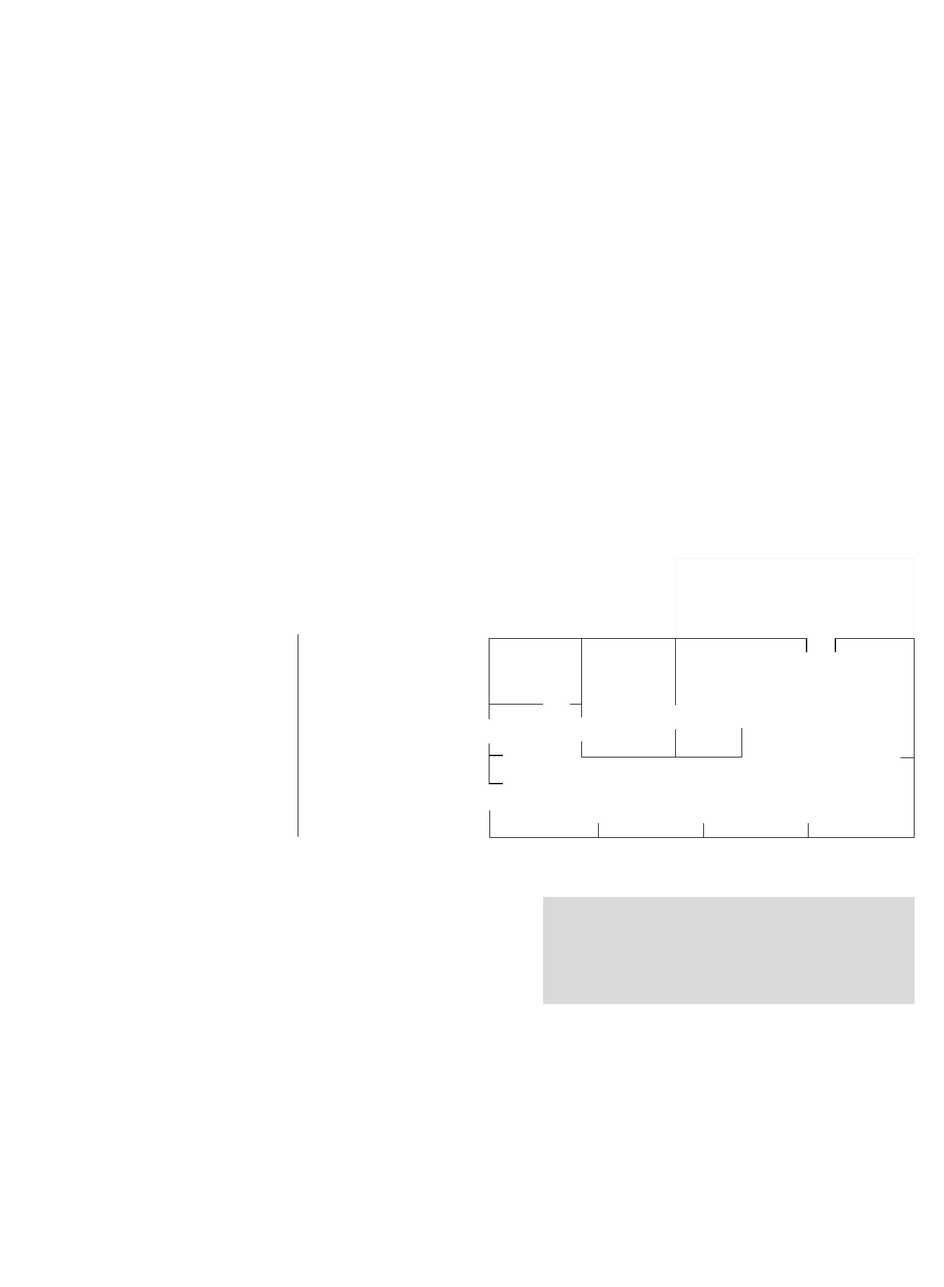
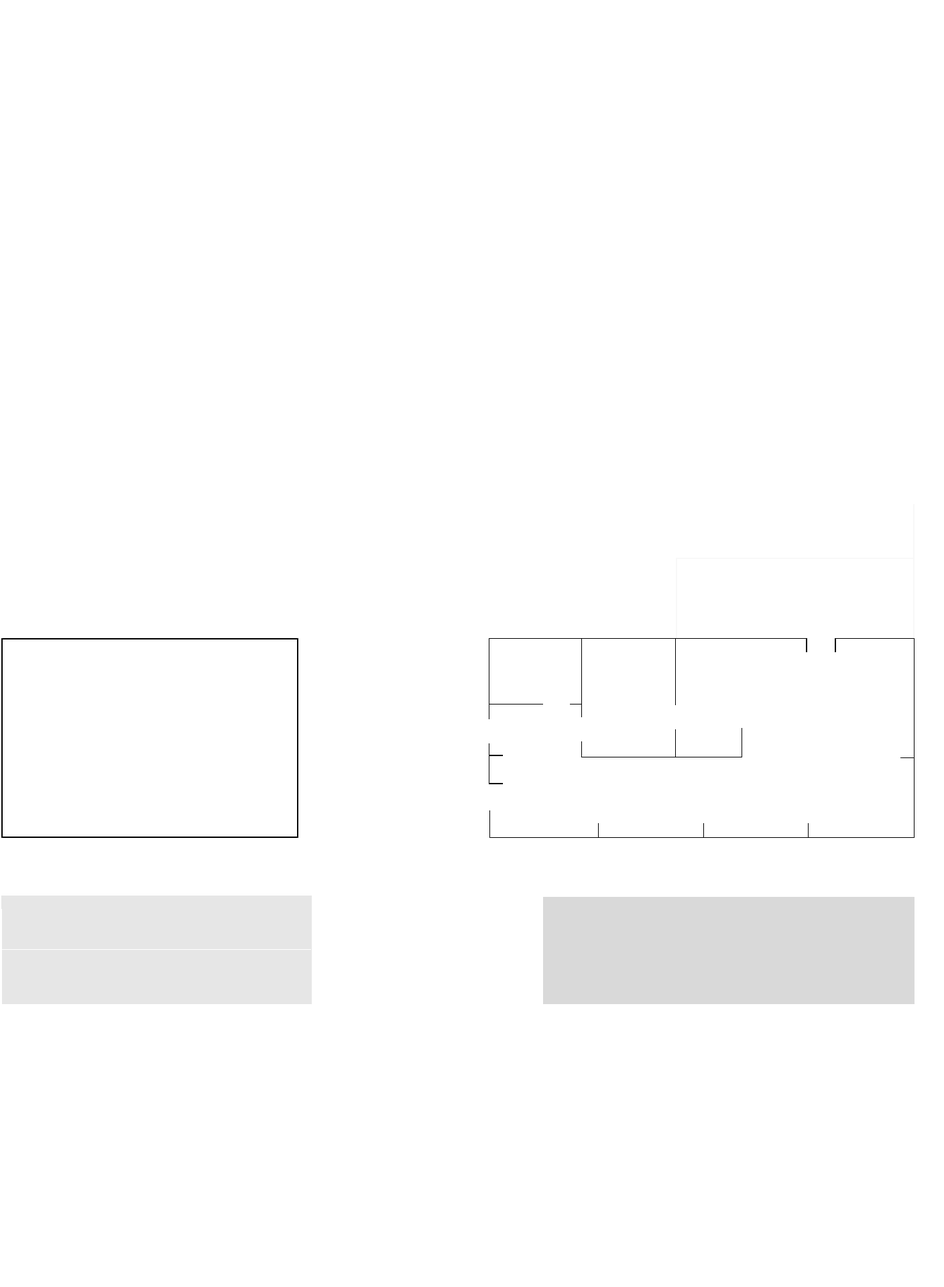
Two versions of the same layered image (944×1287). Layer-by-layer changes:
painted on "Tribune" over (1, 895, 312, 1005)
painted on "Hokjes" over (913, 504, 915, 558)
painted on "heightmap.pgm" over (1, 634, 299, 839)
